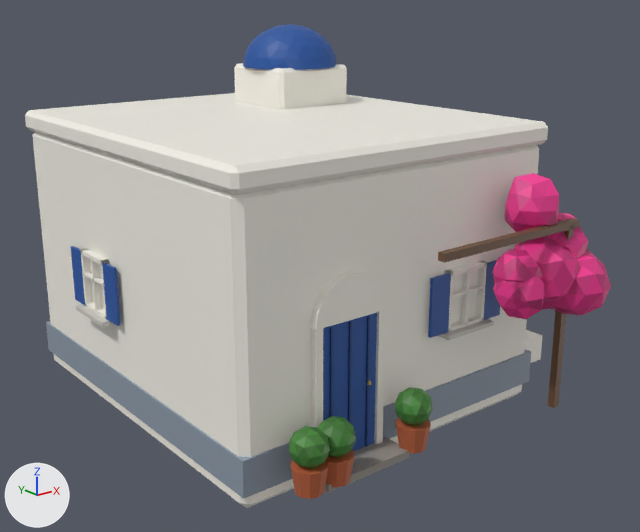
Two versions of the glTF model horizon-road/assets/models/blender/house_ege_2.glb, one commit apart.
Both versions are drawn from a camera (50 mm lens) standing at (-8.55, -11.86, 6.08) and looking at (0.26, -0.85, 1.68). The lights are fixed; the arrows at lower left show +X, +Y and +Z. The picture after the commit comes second. Vertices at exactly the same position are counted once.

The scene before the commit, as lines of its bpy script (objects in view):
```python
me_box = bpy.data.meshes.new('box')
me_box.from_pydata(...)  # 1248 vertices, 2248 faces; spans x -3.13..3.8, y -4.66..3.43, z -0.6..5.47
me_box.materials.append(mat_defaultmaterial)
ob_box = bpy.data.objects.new('box', me_box)
ob_box.location = (0.0, 0.0, 0.0)
```
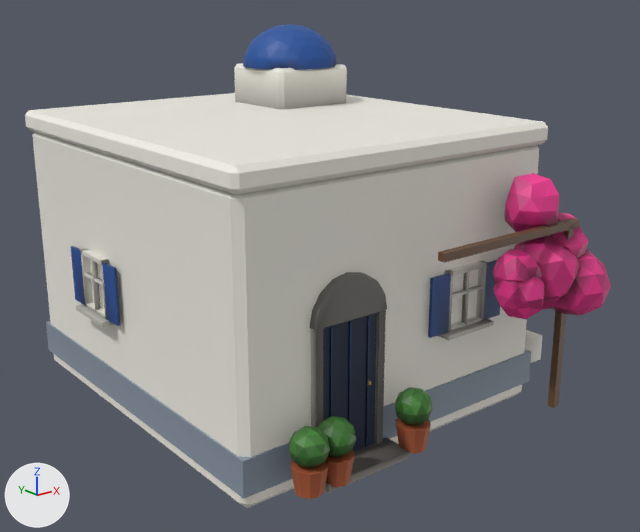
Pixel boxes [x1, y1, x2, y2] of what changed, in the pictures (640 x 532 px):
part 1 of me_box, recoloured (darker)
    both: [32, 57, 595, 490]

The change in detail:
me_box has 1248 vertices, 2248 faces and spans x -3.13..3.8, y -4.66..3.43, z -0.6..5.47.
me_box is used by ob_box; location (0.0, 0.0, 0.0).
me_box part 1: 2100 faces centred in x -3.13..3.8, y -4.59..3.43, z -0.52..5.06 are repainted in the vertex colours, in many colours.
